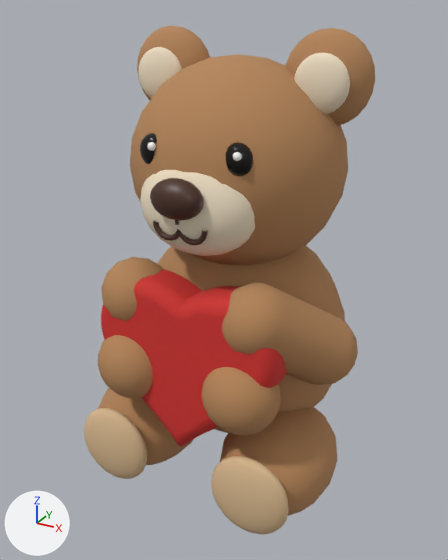
A saved change to the glTF model assets/3d/models/teddy.glb.
Both versions are drawn from a 50 mm lens placed at (0.239, -0.468, 0.41), pointed at (0.0, -0.034, 0.193). The axes (+X, +Y, +Z) are drawn at lower left. The lights are the same throughout. The picture after the commit comes second. Vertices at exactly the same position are counted once.

The first picture shows 'Cream', 'Eye', 'Fur', 'Heart', 'Nose', 'Pad' and 1 more.
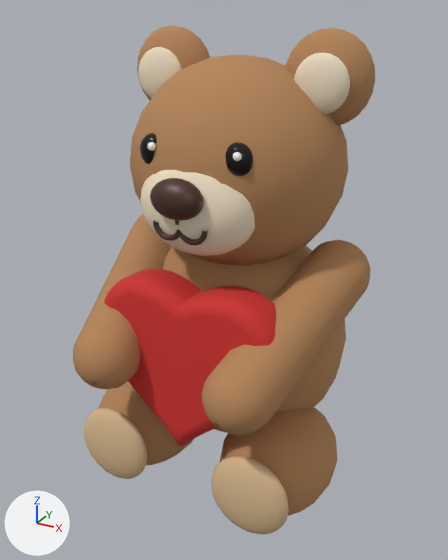
What differs and where, as boxes (x1, y1, x2, y2) in the pictures (448 x 560 px; the box of a moved part takes in the faces that stretch with it):
'Fur', reshaped (9% wider)
    before: (98, 26, 375, 516)
    after: (73, 26, 375, 516)
part 1 of me_fur, deleted (orange)
    before: (202, 367, 281, 435)
part 2 of me_fur, deleted (orange)
    before: (98, 335, 153, 399)
part 3 of me_fur, moved or reshaped
    before: (101, 257, 358, 385)
    after: (73, 214, 370, 435)

The change, as a list of edits to the scene's bpy script:
```text
Change me_fur:
    used by ob_fur; location = (0.0, 0.0, 0.0)
    remove me_fur.from_pydata(...)  # 2452 vertices, 4864 faces; spans x -0.123..0.123, y -0.129..0.088, z 0.0..0.396
    add me_fur.from_pydata(...)  # 2008 vertices, 3984 faces; spans x -0.118..0.118, y -0.15..0.088, z 0.0..0.396
    me_fur part 1: the loose piece of 222 vertices spanning x 0.02..0.084, y -0.129..-0.071, z 0.098..0.162 is deleted
    me_fur part 2: the loose piece of 222 vertices spanning x -0.084..-0.02, y -0.129..-0.071, z 0.098..0.162 is deleted
    me_fur part 3: 507 vertices moved from x -0.123..0.123, y -0.113..-0.007, z 0.122..0.218 to x -0.118..0.118, y -0.15..0.028, z 0.118..0.232; 169 vertices removed from x 0.027..0.112, y -0.113..-0.007, z 0.122..0.218; 169 vertices added at x 0.052..0.115, y -0.148..0.028, z 0.122..0.232
```
